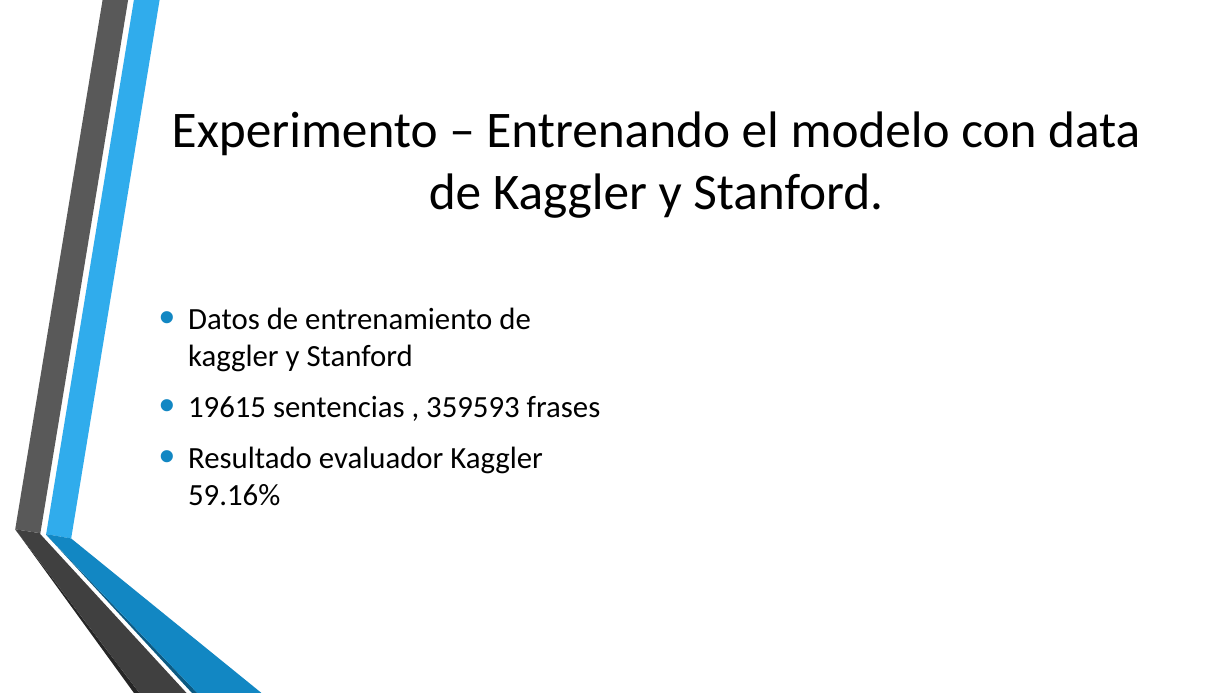
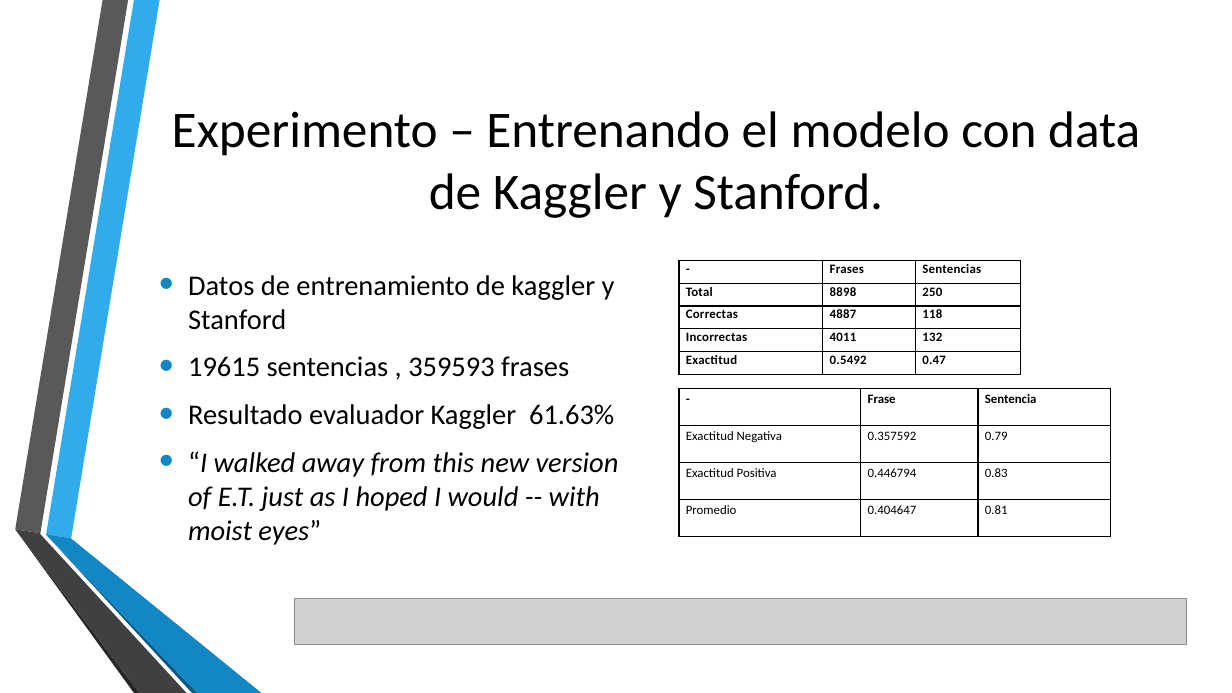
Before and after one commit to gcvalderrama/pucp_dl_RNTN, a slide deck: slide 20 of Análisis de sentimientos en reseñas de películas mediante.pptx (slide 19 before the commit). Drawn at 1232x693 pixels with LibreOffice and Linux fonts; fonts in the diff are those of the drawing; grey boxes stand for pictures; background and template pictures are left out. Boxes give left, top, right and bottom in pixels: in the first picture for what was removed or moved away, otherwise in the second. Text is boxed around its words. In the diff, an @@ line names an element or a change of style, - is before the commit and + after.

Commit message:
add text and presentation

```diff
--- a/Análisis de sentimientos en reseñas de películas mediante.pptx
+++ b/Análisis de sentimientos en reseñas de películas mediante.pptx
@@ table added at (679,261,1021,375), 5 rows, 3 columns @@
+- | Frases | Sentencias
+Total | 8898 | 250
+Correctas | 4887 | 118
+Incorrectas | 4011 | 132
+Exactitud | 0.5492 | 0.47
@@ text at (188,275,615,377): size 24 to 22.2 pt in "Datos de entrenamiento de kaggler y Stanford", "19615 sentencias , 359593 frases" @@
@@ table added at (679,389,1112,538), 4 rows, 3 columns @@
+- | Frase | Sentencia
+Exactitud Negativa | 0.357592 | 0.79
+Exactitud Positiva | 0.446794 | 0.83
+Promedio | 0.404647 | 0.81
@@ text at (188,404,619,545): text changed; size 24 to 22.2 pt; italic on @@
-• Resultado evaluador Kaggler 59.16%
+• Resultado evaluador Kaggler 61.63%
+• “I walked away from this new version of E.T. just as I hoped I would -- with moist eyes”
@@ picture added at (294,599,1187,644) @@
```
Also in this commit, not shown: 1 other slide changed, 3 slides added, 6 other files.
